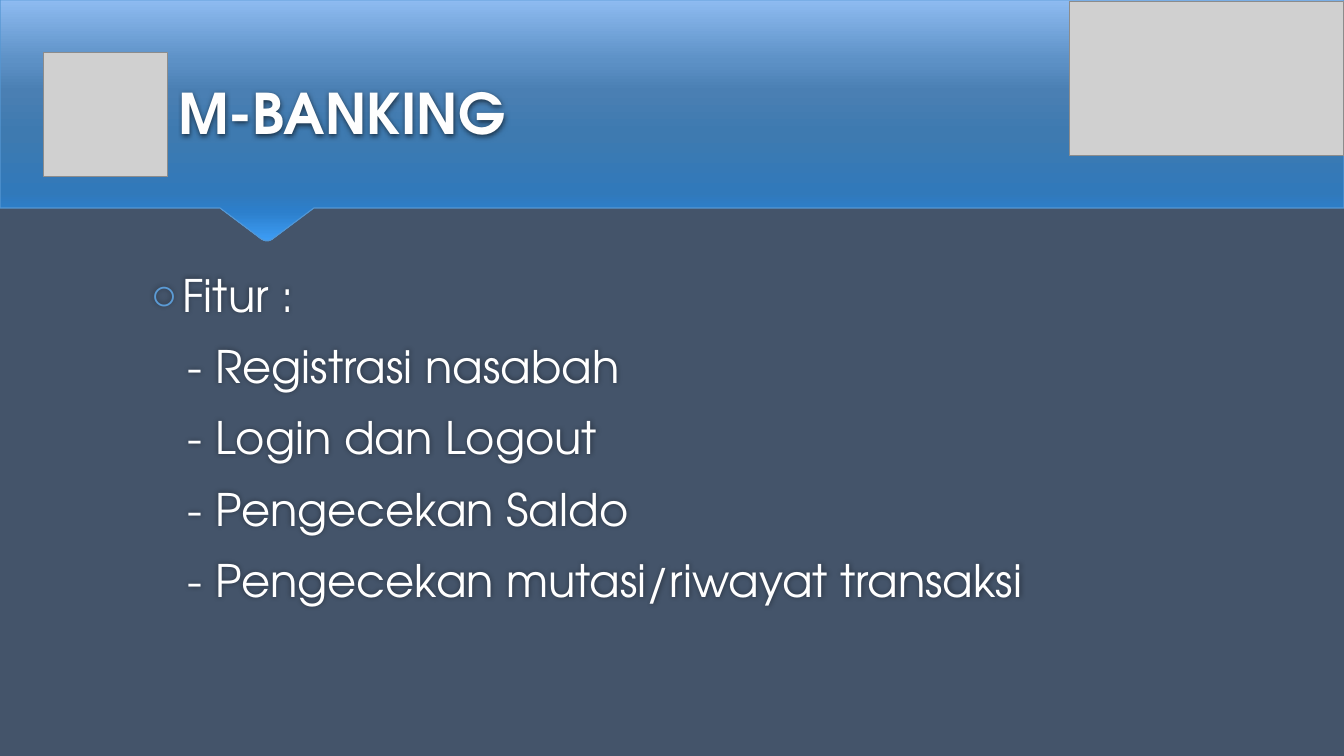
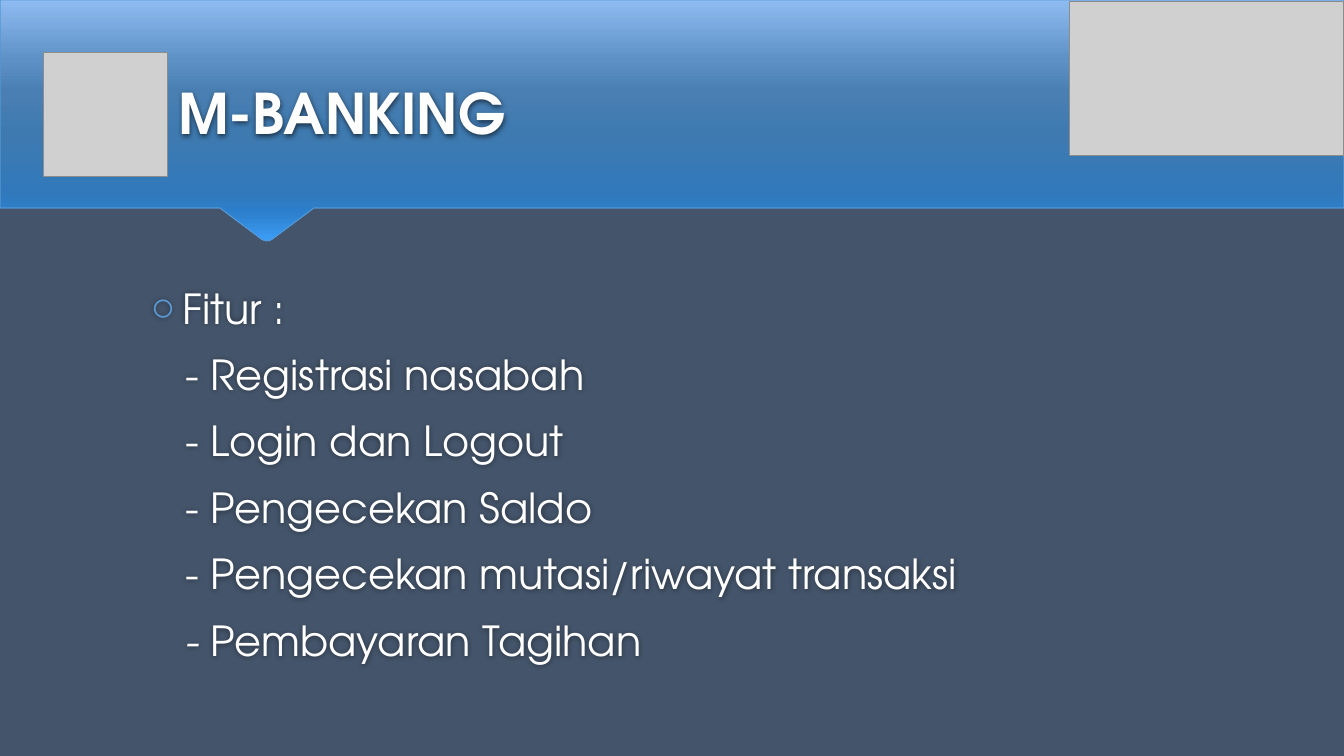
Before and after one commit to acel5o/FinalProject, a slide deck: slide 4 of Presentasi/Mobile Banking Application.pptx. Drawn at 1344x756 pixels with LibreOffice and Linux fonts; fonts in the diff are those of the drawing; grey boxes stand for pictures. Boxes give left, top, right and bottom in pixels: in the first picture for what was removed or moved away, otherwise in the second. Text is boxed around its words. In the diff, an @@ line names an element or a change of style, - is before the commit and + after.

```diff
--- a/Presentasi/Mobile Banking Application.pptx
+++ b/Presentasi/Mobile Banking Application.pptx
@@ text at box(182, 293, 956, 598): size 32 to 29.6 pt in "Fitur :", "- Registrasi nasabah", "- Login dan Logout", "- Pengecekan Saldo" and 1 more places @@
@@ text at box(210, 625, 642, 665): paragraph added @@
+  - Pembayaran Tagihan
```
Also in this commit, not shown: 2 slides added, 2 slides removed, 3 other files.
